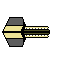
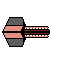
Layer changes from the first w=64, h=64 image to the second:
painted on "Paint Layer 6" over [4, 26, 49, 38]